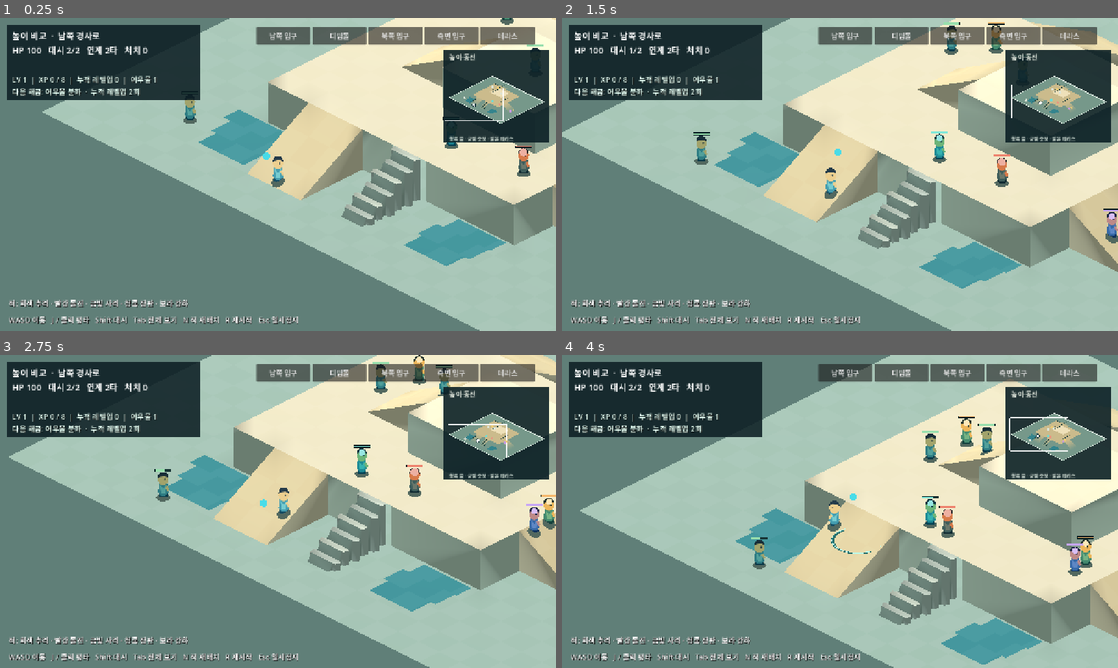
Above: before the commit, frames 1-4 (two rows, left to right).
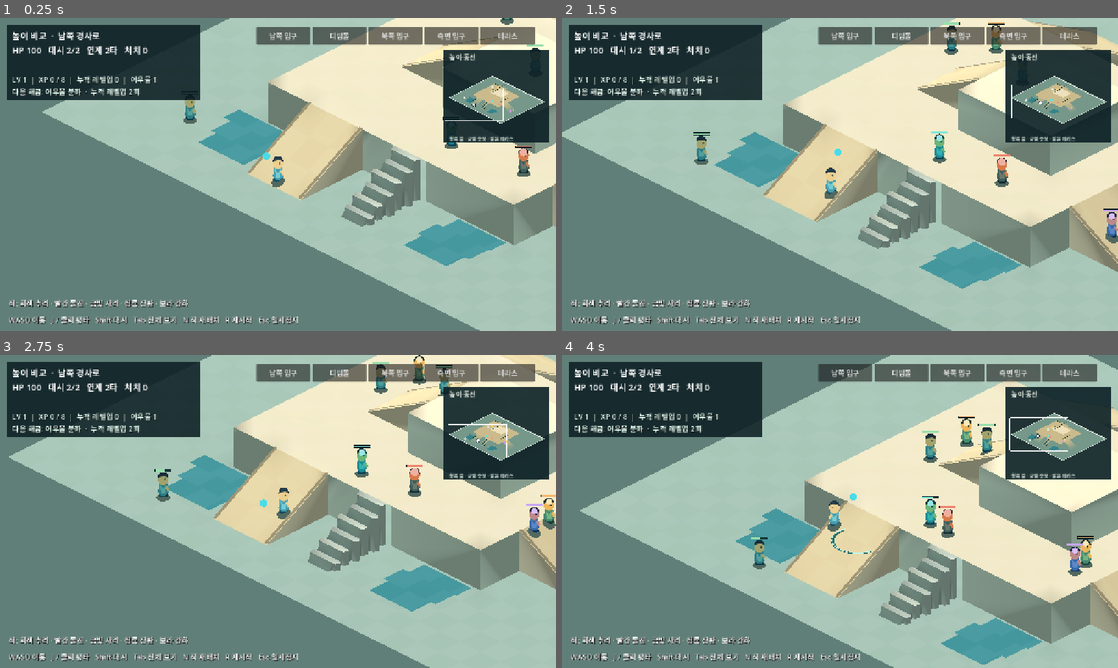
Above: after the commit, the same moments.

Repository: noru358/new-game
Game: Godot game, scene res://game/hybrid_height.tscn
Two runs of this game, one before a commit and one after it. Both use one fixed random seed, a clock stepped at 60 frames per second and the inputs below. This scene is started directly instead of the project's main scene.
Inputs (mouse positions are in pixels of both pictures, inside the frame that each line leads up to):
- Up to frame 1 (0.25 s): no input
- Up to frame 2 (1.5 s): tap Enter at 0.5 s; move the mouse to (962, 158) at 0.52 s; hold D (move_right) 0.53-1.28 s; hold J (attack) 0.53-1.28 s; click (962, 158) at 0.67 s; move the mouse to (728, 190) at 1.27 s; hold S (move_down) from 1.28 s (still down); tap Shift (dash) at 1.35 s
- Up to frame 3 (2.75 s): move the mouse to (333, 442) at 2.02 s; release S (move_down) at 2.03 s; hold D (move_right) from 2.03 s (still down); hold Space (moving_slash) from 2.03 s (still down)
- Up to frame 4 (4 s): move the mouse to (812, 574) at 2.77 s; release D (move_right) at 2.78 s; release Space (moving_slash) at 2.78 s; hold W (move_up) 2.78-3.53 s; tap 1 at 2.85 s; click (812, 574) at 2.92 s; move the mouse to (1006, 558) at 3.52 s; hold A (move_left) from 3.53 s (still down); tap 3 at 3.6 s

The runs differ from the first frame. In frame 1, 0.3% of the frame differs, in the area x 44-100%, y 5-58%; in frame 2, 0.5%, in the area x 36-100%, y 1-78%; in frame 3, 0.4%; in frame 4, 0.4%.

Commit message:
Mark ramp boundaries from shared terrain data

Diff:
--- a/game/hybrid_height.gd
+++ b/game/hybrid_height.gd
@@ -267,6 +267,17 @@
 		for x in [link_left, link_right]:
 			_quad(st, [Vector3(x, 0, seam), Vector3(x, 0, y1), Vector3(x, h1, y1), Vector3(x, h0, seam)], Color("647970"))
 
+
+func _ramp_edge_markers(st: SurfaceTool, ramp: Dictionary) -> void:
+	var area: Rect2 = ramp.area
+	var strips: Array[Rect2] = []
+	if int(ramp.axis) == 0:
+		strips = [Rect2(area.position.x, area.position.y, area.size.x, 12.0), Rect2(area.position.x, area.end.y - 12.0, area.size.x, 12.0)]
+	else:
+		strips = [Rect2(area.position.x, area.position.y, 12.0, area.size.y), Rect2(area.end.x - 12.0, area.position.y, 12.0, area.size.y)]
+	for strip in strips:
+		_top(st, strip, func(point): return terrain.ramp_height(ramp, point) + 4.0, ramp_color.darkened(0.32))
+
 func _build_terrain() -> void:
 	var st := SurfaceTool.new()
 	st.begin(Mesh.PRIMITIVE_TRIANGLES)
@@ -286,6 +297,7 @@
 		var elevation := func(p): return terrain.ramp_height(ramp, p)
 		_top(st, ramp.area, elevation, ramp_color)
 		_sides(st, ramp.area, elevation, minf(ramp.from, ramp.to), Color("8c8e77"), {}, ["north", "south"] if ramp.axis == 1 else ["west", "east"])
+		_ramp_edge_markers(st, ramp)
 	for wall in terrain.wall_areas:
 		if not wall.get("visual", true): continue
 		var elevation := func(_p): return wall.height
Not shown, changed: DEV_STATUS.md
Not shown, changed: LOOP_CONQUEST_MASTER.md
Not shown, changed: README.md
